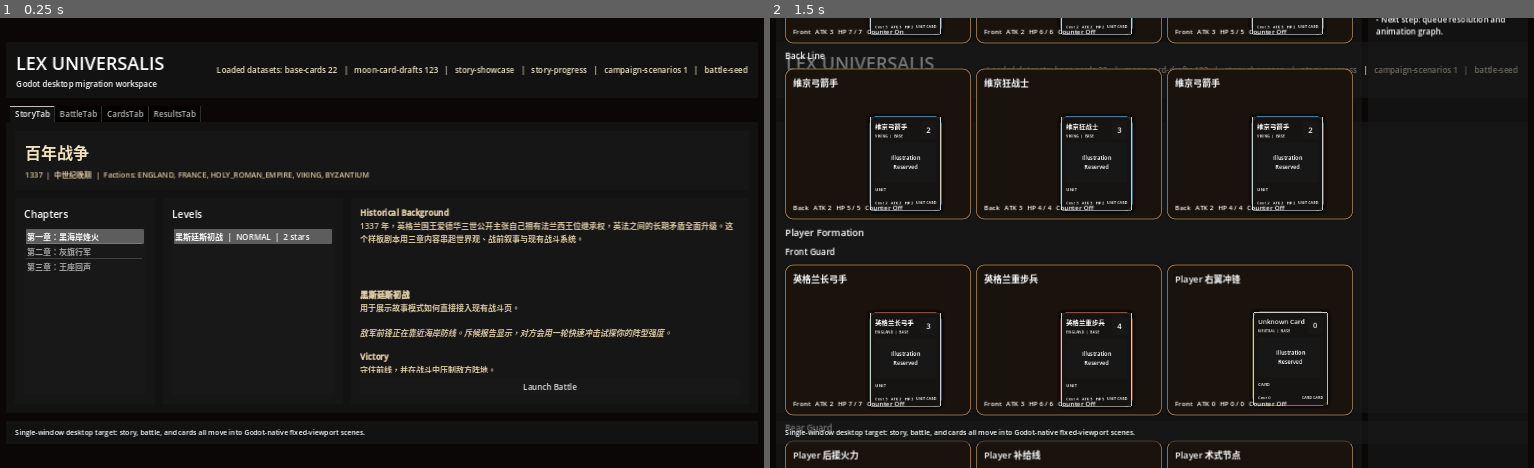
Above: before the commit, frames 1-2 (left to right).
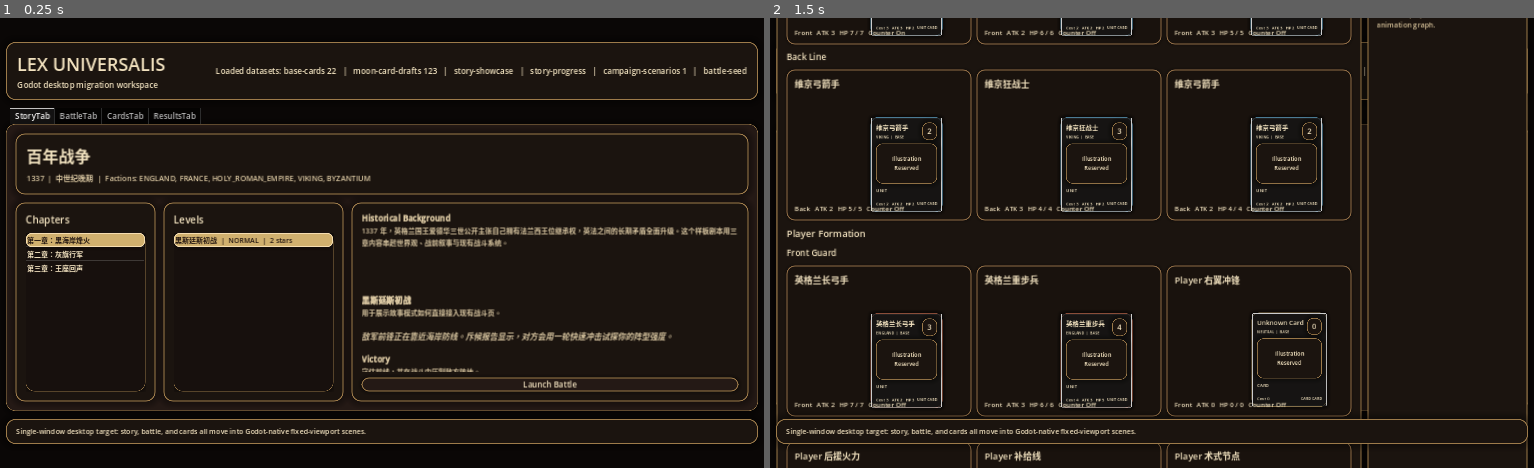
Above: after the commit, the same moments.

Repository: emptyinkpot/Lex-Universalis
Game: Godot game, scene res://scenes/Main.tscn
Two runs of this game, one before a commit and one after it. Both use one fixed random seed, a clock stepped at 60 frames per second and the inputs below.
Inputs (mouse positions are in pixels of both pictures, inside the frame that each line leads up to):
- Up to frame 1 (0.25 s): no input
- Up to frame 2 (1.5 s): click "Launch Battle" at 0.5 s; tap Enter at 1.25 s; drag from (876, 144) to (1228, 144) at 1.27 s

The runs differ from the first frame. In frame 1, 13% of the frame differs, in the area x 0-100%, y 5-95%; in frame 2, 11%.

Commit message:
chore: finish godot-only cleanup and desktop packaging

Diff:
--- a/godot/scripts/main.gd
+++ b/godot/scripts/main.gd
@@ -13,9 +13,12 @@
 var battle_view: Control
 var card_view: Control
 var result_view: Control
+var ui_theme: Theme
 
 func _ready() -> void:
 	data_loader = DATA_LOADER.new()
+	ui_theme = _build_desktop_theme()
+	theme = ui_theme
 	top_stats.add_theme_color_override("font_color", Color("f1e2bf"))
 	_render_stats()
 	story_view = _mount_scene("StoryTab", STORY_SCENE)
@@ -70,3 +73,81 @@
 	tab_container.current_tab = 0
 	if story_view.has_method("refresh_progress"):
 		story_view.refresh_progress()
+
+func _build_desktop_theme() -> Theme:
+	var theme := Theme.new()
+	var panel_bg := Color("1b140f")
+	var panel_bg_alt := Color("241915")
+	var panel_border := Color("9d7b4a")
+	var panel_border_strong := Color("d7bf86")
+	var text_main := Color("f2e2bf")
+	var text_soft := Color("d8c39a")
+	var text_dim := Color("8f7757")
+
+	theme.set_color("font_color", "Label", text_main)
+	theme.set_color("font_color", "Button", text_main)
+	theme.set_color("font_hover_color", "Button", Color("fff0c5"))
+	theme.set_color("font_pressed_color", "Button", Color("fff8df"))
+	theme.set_color("font_disabled_color", "Button", text_dim)
+	theme.set_color("default_color", "RichTextLabel", text_soft)
+	theme.set_color("font_color", "TabBar", text_main)
+	theme.set_color("font_hover_color", "TabBar", Color("fff0c5"))
+	theme.set_color("font_selected_color", "TabBar", Color("fff6de"))
+	theme.set_color("font_color", "ItemList", text_main)
+	theme.set_color("font_selected_color", "ItemList", Color("20140f"))
+	theme.set_color("font_hover_color", "ItemList", text_main)
+	theme.set_color("selected_font_color", "ItemList", Color("20140f"))
+	theme.set_font_size("font_size", "Label", 16)
+	theme.set_font_size("font_size", "Button", 16)
+	theme.set_font_size("font_size", "ItemList", 14)
+	theme.set_font_size("normal_font_size", "RichTextLabel", 14)
+	theme.set_font_size("font_size", "TabBar", 16)
+
+	theme.set_stylebox("panel", "PanelContainer", _make_panel_style(panel_bg, panel_border, 16, 2))
+	theme.set_stylebox("panel", "ScrollContainer", _make_panel_style(panel_bg, panel_border, 12, 1))
+	theme.set_stylebox("panel", "TabContainer", _make_panel_style(panel_bg_alt, panel_border, 12, 1))
+	theme.set_stylebox("panel", "RichTextLabel", _make_panel_style(panel_bg, panel_border, 8, 1))
+	theme.set_stylebox("normal", "Button", _make_button_style(panel_bg_alt, panel_border, 14, 2))
+	theme.set_stylebox("hover", "Button", _make_button_style(Color("2f2219"), panel_border_strong, 14, 2))
+	theme.set_stylebox("pressed", "Button", _make_button_style(Color("3a2a1e"), panel_border_strong, 14, 2))
+	theme.set_stylebox("focus", "Button", _make_button_style(Color("2f2219"), panel_border_strong, 14, 2))
+	theme.set_stylebox("disabled", "Button", _make_button_style(Color("19130f"), text_dim, 14, 1))
+	theme.set_stylebox("panel", "ItemList", _make_panel_style(Color("17100d"), panel_border, 10, 1))
+	theme.set_stylebox("selected", "ItemList", _make_button_style(Color("d0b06e"), Color("f5ddb0"), 10, 2))
+	theme.set_stylebox("cursor", "ItemList", _make_button_style(Color("2c2017"), panel_border_strong, 10, 1))
+	theme.set_stylebox("tab_selected", "TabBar", _make_button_style(Color("312116"), panel_border_strong, 12, 2))
+	theme.set_stylebox("tab_unselected", "TabBar", _make_button_style(Color("1e1711"), panel_border, 12, 1))
+	theme.set_stylebox("panel", "TabBar", _make_panel_style(panel_bg, panel_border, 10, 1))
+	return theme
+
+func _make_panel_style(bg_color: Color, border_color: Color, shadow_size: int, border_width: int) -> StyleBoxFlat:
+	var style := StyleBoxFlat.new()
+	style.bg_color = bg_color
+	style.border_color = border_color
+	style.border_width_left = border_width
+	style.border_width_top = border_width
+	style.border_width_right = border_width
+	style.border_width_bottom = border_width
+	style.corner_radius_top_left = 18
+	style.corner_radius_top_right = 18
+	style.corner_radius_bottom_left = 18
+	style.corner_radius_bottom_right = 18
+	style.shadow_size = shadow_size
+	style.shadow_color = Color(0, 0, 0, 0.35)
+	return style
+
+func _make_button_style(bg_color: Color, border_color: Color, radius: int, border_width: int) -> StyleBoxFlat:
+	var style := StyleBoxFlat.new()
+	style.bg_color = bg_color
+	style.border_color = border_color
+	style.border_width_left = border_width
+	style.border_width_top = border_width
+	style.border_width_right = border_width
+	style.border_width_bottom = border_width
+	style.corner_radius_top_left = radius
+	style.corner_radius_top_right = radius
+	style.corner_radius_bottom_left = radius
+	style.corner_radius_bottom_right = radius
+	style.shadow_size = 8
+	style.shadow_color = Color(0, 0, 0, 0.28)
+	return style
Not shown, added: godot/assets/icon.svg.import
Not shown, added: godot/export_presets.cfg
Not shown, added: godot/scripts/battle_result_scene.gd.uid
Not shown, added: godot/scripts/battle_scene.gd.uid
Not shown, added: godot/scripts/battle_slot.gd.uid
Not shown, added: godot/scripts/card_gallery_scene.gd.uid
Not shown, added: godot/scripts/card_node.gd.uid
Not shown, added: godot/scripts/data_loader.gd.uid
Not shown, added: godot/scripts/main.gd.uid
Not shown, added: godot/scripts/story_mode_scene.gd.uid
Not shown, changed: .gitignore
Not shown, changed: CONTRIBUTING.md
(and 29 more such lines)
